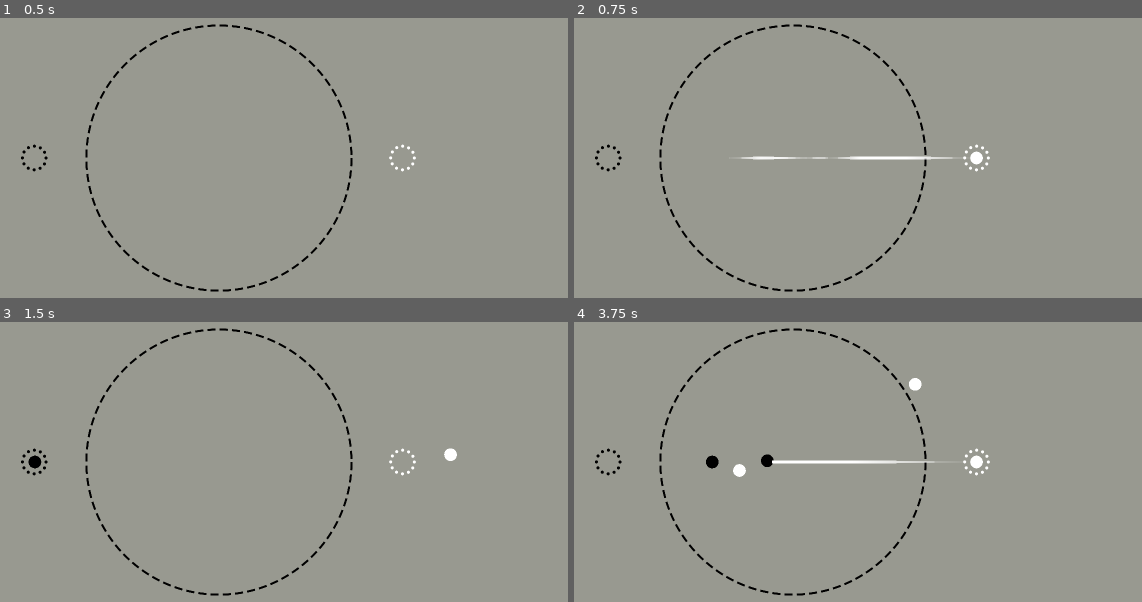
Above: before the commit, frames 1-4 (two rows, left to right).
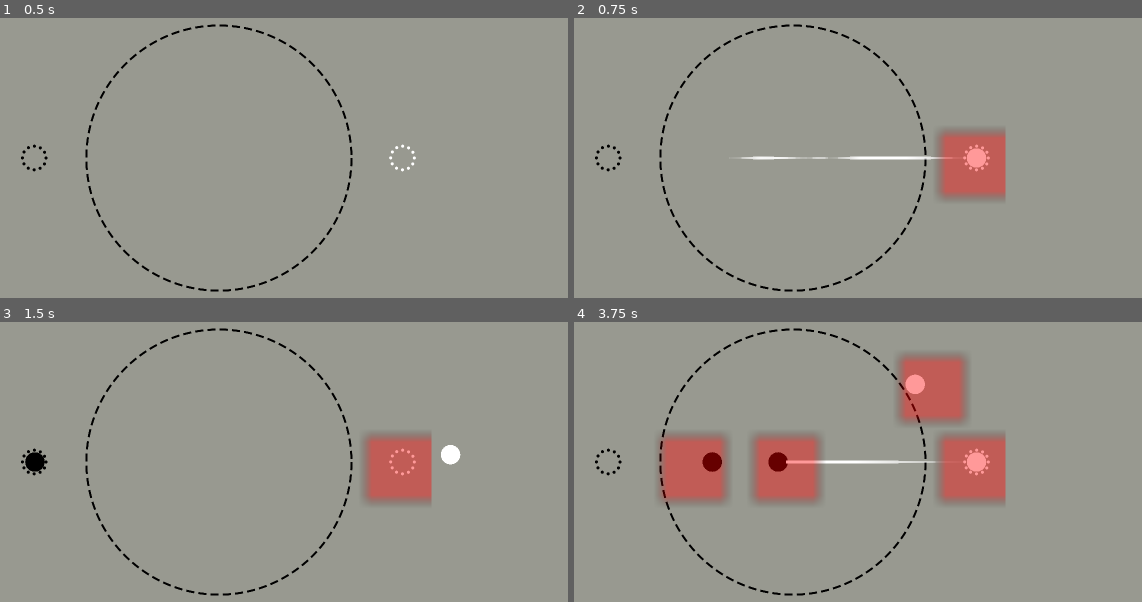
Above: after the commit, the same moments.

Repository: aeriab/Orbital_Go
Game: Godot game, scene res://game/game.tscn
Same seed, same stepped clock (60 frames per second), same inputs: the game is played once before the commit and once after it.
Inputs (mouse positions are in pixels of both pictures, inside the frame that each line leads up to):
- Up to frame 1 (0.5 s): no input
- Up to frame 2 (0.75 s): tap Enter at 0.5 s; move the mouse to (971, 135) at 0.52 s; press the mouse at (971, 135) at 0.53 s
- Up to frame 3 (1.5 s): tap Space at 1.25 s; move the mouse to (56, 484) at 1.27 s; release the mouse at (56, 484) at 1.28 s; click (56, 484) at 1.35 s
- Up to frame 4 (3.75 s): move the mouse to (875, 364) at 2.02 s; press the mouse at (875, 364) at 2.03 s; move the mouse to (755, 551) at 2.77 s; release the mouse at (755, 551) at 2.78 s; click (755, 551) at 2.85 s; move the mouse to (1034, 529) at 3.52 s; press the mouse at (1034, 529) at 3.53 s

Frame 1 is identical in both runs. In frame 2, 2.9% of the frame differs, in the area x 63-77%, y 40-65%; in frame 3, 3.2%; in frame 4, 12%, in the area x 14-77%, y 11-65%.

Commit message:
Very rough first pass of the flood fill method

Diff:
--- a/autoloads/StoneManager.gd
+++ b/autoloads/StoneManager.gd
@@ -1,50 +1,288 @@
+# StoneManager.gd — Autoload Singleton
 extends Node
 
-func check_for_capture(stone: Stone) -> void:
-#	find all possible loops this stone is part of
-	var cycles = find_all_cycles(stone)
-	if cycles.is_empty():
+# --- Debug Visualization ---
+# Add these variables at the top with your other vars
+var debug_enabled: bool = true
+var debug_sprite: Sprite2D = null
+var debug_image: Image = null
+var debug_texture: ImageTexture = null
+
+# Colors for the debug overlay
+var debug_white_color: Color = Color(1, 1, 1, 0.3)     # semi-transparent white
+var debug_black_color: Color = Color(0, 0, 0, 0.3)     # semi-transparent black
+var debug_captured_color: Color = Color(1, 0, 0, 0.4)  # red = enclosed area
+var debug_empty_color: Color = Color(0, 0, 0, 0.0)     # fully transparent
+
+
+
+
+# --- Grid Configuration ---
+# Tweak these to match your play area and desired resolution.
+
+# Grid resolution. 64x64 = 4096 cells. Flood fill is O(cells), so
+# this can run every frame without breaking a sweat.
+const GRID_SIZE: int = 32
+
+# How big is the play area in world units?
+# Your stones gravity toward Vector2.ZERO, so the play area is
+# roughly a square from (-WORLD_RADIUS, -WORLD_RADIUS) to
+# (+WORLD_RADIUS, +WORLD_RADIUS). Adjust to fit your actual area.
+@export var world_radius: float = 500.0
+
+# How many grid cells each stone paints around itself.
+# This controls how CLOSE stones need to be to form a wall.
+# - 1 = stones must be nearly touching to seal a boundary
+# - 2 = small gaps are forgiven (recommended starting point)
+# - 3 = very forgiving, loose formations count as walls
+@export var paint_radius: int = 2
+
+# How often to run capture detection (seconds).
+# 0.0 = every physics frame. 0.2 = 5 times per second.
+@export var capture_interval: float = 0.2
+
+# --- Cell Constants ---
+# Using raw ints instead of an enum for PackedByteArray compatibility.
+const EMPTY: int = 0
+const WHITE: int = 1
+const BLACK: int = 2
+
+# --- Internal State ---
+var stones: Array[Stone] = []
+var grid: PackedByteArray          # The influence map itself
+var reached: PackedByteArray       # Reused buffer for flood fill
+var capture_timer: float = 0.0
+
+
+func _ready():
+	# Pre-allocate flat arrays. We reuse these every frame
+	# instead of allocating new ones — zero garbage collection pressure.
+	var total_cells = GRID_SIZE * GRID_SIZE
+	grid = PackedByteArray()
+	grid.resize(total_cells)
+	reached = PackedByteArray()
+	reached.resize(total_cells)
+
+	if debug_enabled:
+		_setup_debug_overlay()
+
+
+func _setup_debug_overlay() -> void:
+	# Create a tiny image the same size as our grid
+	debug_image = Image.create(GRID_SIZE, GRID_SIZE, false, Image.FORMAT_RGBA8)
+	debug_texture = ImageTexture.create_from_image(debug_image)
+
+	# Create a Sprite2D to display it
+	debug_sprite = Sprite2D.new()
+	debug_sprite.texture = debug_texture
+	debug_sprite.centered = true
+
+	# Position at world center (where your stones orbit)
+	debug_sprite.position = Vector2.ZERO
+
+	# Scale it up to cover the play area.
+	# The image is GRID_SIZE pixels, the world is world_radius*2 units.
+	# So each pixel needs to cover (world_radius*2 / GRID_SIZE) world units.
+	var scale_factor = (world_radius * 2.0) / GRID_SIZE
+	debug_sprite.scale = Vector2(scale_factor, scale_factor)
+
+	# Render on top of everything for visibility
+	debug_sprite.z_index = 100
+
+	add_child(debug_sprite)
+
+
+# Call this at the end of _run_capture_check(), after Step 3
+# but before Step 4 (destroying stones). Pass in the capture results.
+func _update_debug_overlay(black_captured: PackedByteArray, white_captured: PackedByteArray) -> void:
+	if not debug_enabled or debug_image == null:
 		return
-
-	for cycle in cycles:
-		process_captures(cycle)
-
-
-func find_all_cycles(start_stone: Stone):
-	var cycles = []
-	var stack = [[start_stone, [start_stone]]]
-
-	while stack.size() > 0:
-		var data = stack.pop_back()
-		var current = data[0]
-		var path = data[1]
-
-		for neighbor in current.connections.keys():
-			if neighbor == path[0] and path.size() >= 3:
-				cycles.append(path)
-			elif neighbor not in path:
-				var new_path = path.duplicate()
-				new_path.append(neighbor)
-				stack.append([neighbor, new_path])
-	return cycles
-
-
-
-func process_captures(cycle_stones: Array):
-	var polygon = PackedVector2Array()
-	var bounds = Rect2(cycle_stones[0].global_position, Vector2.ZERO)
-
-	for s in cycle_stones:
-		polygon.append(s.global_position)
-		bounds = bounds.expand(s.global_position)
-
-	var opponent_group = "Black" if cycle_stones[0].is_in_group("White") else "White"
-	var targets = get_tree().get_nodes_in_group(opponent_group)
-	for target in targets:
-		if bounds.has_point(target.global_position):
-			if Geometry2D.is_point_in_polygon(target.global_position, polygon):
-				capture_stone(target)
-
-func capture_stone(stone: Stone):
-	# Would add animation and sound here
-	stone.queue_free()
+	for y in GRID_SIZE:
+		for x in GRID_SIZE:
+			var idx = _idx(x, y)
+			var color: Color
+			# Priority: show captured regions in red,
+			# then wall colors, then empty
+			if black_captured[idx] == 1 or white_captured[idx] == 1:
+				color = debug_captured_color
+			elif grid[idx] == WHITE:
+				color = debug_white_color
+			elif grid[idx] == BLACK:
+				color = debug_black_color
+			else:
+				color = debug_empty_color
+			debug_image.set_pixel(x, y, color)
+	# Push updated pixels to the GPU
+	debug_texture.update(debug_image)
+
+
+
+
+
+
+# --- Registration ---
+func register_stone(stone: Stone) -> void:
+	stones.append(stone)
+
+
+func unregister_stone(stone: Stone) -> void:
+	stones.erase(stone)
+
+
+# --- Main Loop ---
+func _physics_process(delta: float) -> void:
+	capture_timer += delta
+	if capture_timer >= capture_interval:
+		capture_timer = 0.0
+		_run_capture_check()
+
+
+# --- The Core Algorithm ---
+func _run_capture_check() -> void:
+	# Step 1: Clear the grid
+	grid.fill(EMPTY)
+
+	# Step 2: Every stone paints its color onto the grid
+	_paint_all_stones()
+
+	# Step 3: Check captures for both colors
+	# "Which Black stones are enclosed by White walls?"
+	var black_captured = _find_enclosed_cells(WHITE)
+	# "Which White stones are enclosed by Black walls?"
+	var white_captured = _find_enclosed_cells(BLACK)
+
+	_update_debug_overlay(black_captured, white_captured)
+
+	# Step 4: Destroy captured stones
+	# Collect first, destroy after — don't modify the array while iterating
+	var to_destroy: Array[Stone] = []
+
+	for stone in stones:
+		if not is_instance_valid(stone):
+			continue
+		var cell = _world_to_grid(stone.global_position)
+		var idx = _idx(cell.x, cell.y)
+
+		# A Black stone on a cell enclosed by White → captured
+		if stone.team == "Black" and black_captured[idx]:
+			to_destroy.append(stone)
+		# A White stone on a cell enclosed by Black → captured
+		elif stone.team == "White" and white_captured[idx]:
+			to_destroy.append(stone)
+
+	for stone in to_destroy:
+		print("Captured a ", stone.team, " stone!")
+		stone.on_captured()
+
+
+# --- Painting ---
+# Each stone stamps its color onto nearby grid cells.
+# This is what turns discrete point-objects into continuous
+# "territory" on the grid. The paint_radius controls how
+# close stones need to be to form a sealed wall.
+func _paint_all_stones() -> void:
+	for stone in stones:
+		if not is_instance_valid(stone):
+			continue
+
+		var center = _world_to_grid(stone.global_position)
+		var color = WHITE if stone.team == "White" else BLACK
+
+		# Paint a square of cells around the stone's grid position
+		for dx in range(-paint_radius, paint_radius + 1):
+			for dy in range(-paint_radius, paint_radius + 1):
+				var gx = center.x + dx
+				var gy = center.y + dy
+				if gx >= 0 and gx < GRID_SIZE and gy >= 0 and gy < GRID_SIZE:
+					grid[_idx(gx, gy)] = color
+
+
+# --- Flood Fill Capture Detection ---
+# This is the heart of the system. Here's the intuition:
+#
+# Imagine the grid is a room. 'wall_color' cells are actual walls.
+# We pour water in from every edge of the room. The water flows
+# through EMPTY cells and through the OTHER color's cells, but
+# it CAN'T flow through wall_color cells.
+#
+# After the flood:
+# - Cells the water REACHED are "outside" (safe, not enclosed)
+# - Cells the water DIDN'T REACH are "inside" (enclosed by walls)
+#
+# Returns a PackedByteArray where 1 = enclosed, 0 = safe.
+func _find_enclosed_cells(wall_color: int) -> PackedByteArray:
+	# Reset the reachability buffer
+	reached.fill(0)
+
+	# BFS queue — seed with all edge cells that aren't walls
+	var queue: Array[int] = []  # Store flat indices for speed
+
+	# Top and bottom edges
+	for x in GRID_SIZE:
+		for y in [0, GRID_SIZE - 1]:
+			var idx = _idx(x, y)
+			if grid[idx] != wall_color and reached[idx] == 0:
+				reached[idx] = 1
+				queue.append(idx)
+
+	# Left and right edges (skip corners, already handled)
+	for y in range(1, GRID_SIZE - 1):
+		for x in [0, GRID_SIZE - 1]:
+			var idx = _idx(x, y)
+			if grid[idx] != wall_color and reached[idx] == 0:
+				reached[idx] = 1
+				queue.append(idx)
+
+	# BFS — spread from edges through anything that isn't a wall
+	# Using an index into the queue array instead of pop_front()
+	# because pop_front() on a large Array is O(n) (shifts everything).
+	var head: int = 0
+	while head < queue.size():
+		var idx = queue[head]
+		head += 1
+
+		# Convert flat index back to 2D for neighbor calculation
+		var cx = idx % GRID_SIZE
+		var cy = idx / GRID_SIZE
+
+		# Check all 4 neighbors
+		for dir in [Vector2i(1, 0), Vector2i(-1, 0), Vector2i(0, 1), Vector2i(0, -1)]:
+			var nx = cx + dir.x
+			var ny = cy + dir.y
+
+			if nx < 0 or nx >= GRID_SIZE or ny < 0 or ny >= GRID_SIZE:
+				continue
+
+			var nidx = _idx(nx, ny)
+
+			# Skip if already visited or if it's a wall
+			if reached[nidx] == 1 or grid[nidx] == wall_color:
+				continue
+
+			reached[nidx] = 1
+			queue.append(nidx)
+
+	# Invert: anything NOT reached is enclosed
+	var enclosed = PackedByteArray()
+	enclosed.resize(GRID_SIZE * GRID_SIZE)
+	for i in reached.size():
+		enclosed[i] = 1 if reached[i] == 0 else 0
+
+	return enclosed
+
+
+# --- Coordinate Conversion ---
+# Maps a world position to a grid cell.
+# World goes from -world_radius to +world_radius on both axes.
+# Grid goes from 0 to GRID_SIZE-1.
+func _world_to_grid(world_pos: Vector2) -> Vector2i:
+	var normalized_x = (world_pos.x + world_radius) / (world_radius * 2.0)
+	var normalized_y = (world_pos.y + world_radius) / (world_radius * 2.0)
+	var gx = clampi(int(normalized_x * GRID_SIZE), 0, GRID_SIZE - 1)
+	var gy = clampi(int(normalized_y * GRID_SIZE), 0, GRID_SIZE - 1)
+	return Vector2i(gx, gy)
+
+
+# Flat array index from 2D coordinates
+func _idx(x: int, y: int) -> int:
+	return y * GRID_SIZE + x
--- a/ball_piece/ball_piece.gd
+++ /dev/null
@@ -1,83 +0,0 @@
-class_name Stone
-extends RigidBody2D
-
-
-@export var connecting_line:PackedScene
-var connecting_line_instances:Array = []
-
-var connections = {} # Key: body, Value: Line2D instance
-
-
-var low_velocity_timer: float = 0.0
-var freeze_time: float = 1.0
-var center_velocity_threshold: float = 3.0
-@export var p1_color: Color = Color.WHITE
-@export var p2_color: Color = Color.BLACK
-@onready var connect_area_2d: Area2D = $ConnectArea2D
-@export var line_color: Color = Color.RED
-
-
-
-func draw_connecting_line() -> void:
-	for body in connections:
-		if is_instance_valid(body):
-			connections[body].points = [Vector2.ZERO, to_local(body.global_position)]
-
-
-
-func _process(_delta: float) -> void:
-	draw_connecting_line()
-
-func stone_acceleration(pos: Vector2) -> Vector2:
-	return pos.direction_to(Vector2.ZERO) * Global.gravity * 100
-
-func _physics_process(_delta: float) -> void:
-	if not freeze:
-		apply_central_force(stone_acceleration(global_position))
-
-
-func _on_body_entered(body):
-
-	if not (body.is_in_group("White") or body.is_in_group("Black")):
-		return
-	var same_group = (is_in_group("White") and body.is_in_group("White")) or (is_in_group("Black") and body.is_in_group("Black"))
-
-	if same_group and !(connections.has(body)):
-		# establish a connection:
-		var line = connecting_line.instantiate()
-		line.self_modulate = line_color
-		add_child(line)
-		connections[body] = line
-
-		if body is Stone:
-			body.connections[self] = line
-
-		StoneManager.check_for_capture(self)
-
-
-
-func _on_body_exited(body):
-	# Remove from connected bodies if present
-	if connections.has(body):
-		var line = connections[body]
-		line.queue_free()
-		connections.erase(body)
-
-@onready var polygon_2d: Polygon2D = $Polygon2D
-
-func _ready():
-	connect_area_2d.body_entered.connect(_on_body_entered)
-	connect_area_2d.body_exited.connect(_on_body_exited)
-
-
-	if (Global.is_black_turn):
-		polygon_2d.self_modulate = p1_color
-		add_to_group("White")
-	else:
-		polygon_2d.self_modulate = p2_color
-		add_to_group("Black")
-
-	Global.is_black_turn = !Global.is_black_turn
-
-	sleeping = false
-	#linear_velocity = Vector2(100,100)
--- a/game/game.tscn
+++ b/game/game.tscn
@@ -1,6 +1,6 @@
 [gd_scene load_steps=5 format=3 uid="uid://b8pt6dxfyal5k"]
 
-[ext_resource type="PackedScene" uid="uid://ca8du4avx1yur" path="res://ball_piece/ball_piece.tscn" id="1_80nbo"]
+[ext_resource type="PackedScene" uid="uid://ca8du4avx1yur" path="res://stone/Stone.tscn" id="1_80nbo"]
 [ext_resource type="Script" uid="uid://c455fht0j102m" path="res://game/input_handler.gd" id="2_e2o6t"]
 [ext_resource type="Texture2D" uid="uid://cwmtrjt71t2qq" path="res://game/Orbital_Go_Background.png" id="3_feb5d"]
 [ext_resource type="Script" uid="uid://cwfsl25rho6lh" path="res://trajectory/trajectory_trace_handler.gd" id="4_fc0e3"]
--- /dev/null
+++ b/stone/Stone.gd
@@ -0,0 +1,38 @@
+class_name Stone
+extends RigidBody2D
+
+@export var p1_color: Color = Color.WHITE
+@export var p2_color: Color = Color.BLACK
+
+@onready var polygon_2d: Polygon2D = $Polygon2D
+var team: String = ""
+
+
+func _ready():
+	if (Global.is_black_turn):
+		polygon_2d.self_modulate = p1_color
+		team = "White"
+		add_to_group("White")
+	else:
+		polygon_2d.self_modulate = p2_color
+		team = "Black"
+		add_to_group("Black")
+
+	Global.is_black_turn = !Global.is_black_turn
+	sleeping = false
+
+	StoneManager.register_stone(self)
+
+func _physics_process(_delta: float) -> void:
+	if not freeze:
+		apply_central_force(stone_acceleration(global_position))
+
+
+func stone_acceleration(pos: Vector2) -> Vector2:
+	return pos.direction_to(Vector2.ZERO) * Global.gravity * 100
+
+func on_captured() -> void:
+	StoneManager.unregister_stone(self)
+	queue_free()
+	# TODO
+	# Other audio, particles, and points for capture
--- a/ball_piece/ball_piece.tscn
+++ b/stone/Stone.tscn
@@ -1,30 +1,19 @@
-[gd_scene load_steps=5 format=3 uid="uid://ca8du4avx1yur"]
+[gd_scene load_steps=3 format=3 uid="uid://ca8du4avx1yur"]
 
-[ext_resource type="Script" uid="uid://bcwvk66op7nba" path="res://ball_piece/ball_piece.gd" id="1_q1k2p"]
-[ext_resource type="PackedScene" uid="uid://dmr1dhrxtu8qr" path="res://connecting_visuals/connecting_line_2d.tscn" id="2_6lmgn"]
+[ext_resource type="Script" uid="uid://bcwvk66op7nba" path="res://stone/Stone.gd" id="1_q1k2p"]
 
 [sub_resource type="CircleShape2D" id="CircleShape2D_803en"]
-radius = 15.0
+radius = 23.0
 
-[sub_resource type="CircleShape2D" id="CircleShape2D_q1k2p"]
-radius = 15.804933
-
-[node name="BallPiece" type="RigidBody2D"]
+[node name="Stone" type="RigidBody2D"]
 self_modulate = Color(0.2393471, 0.23934716, 0.23934707, 1)
 gravity_scale = 0.0
 linear_damp = 1.0
 script = ExtResource("1_q1k2p")
-connecting_line = ExtResource("2_6lmgn")
-line_color = Color(0, 1, 1, 1)
 
 [node name="CollisionShape2D" type="CollisionShape2D" parent="."]
 shape = SubResource("CircleShape2D_803en")
 
 [node name="Polygon2D" type="Polygon2D" parent="."]
-scale = Vector2(1.5, 1.5)
+scale = Vector2(2.3, 2.3)
 polygon = PackedVector2Array(10.015625, 0.0234375, 9.6328125, -2.6640625, 8.63281, -5.0437517, 7.045311, -7.060931, 4.9 …(431 unchanged characters)…
-
-[node name="ConnectArea2D" type="Area2D" parent="."]
-
-[node name="ConnectCollisionShape2D" type="CollisionShape2D" parent="ConnectArea2D"]
-shape = SubResource("CircleShape2D_q1k2p")
Renamed: ball_piece/ball_piece.gd.uid -> stone/Stone.gd.uid
